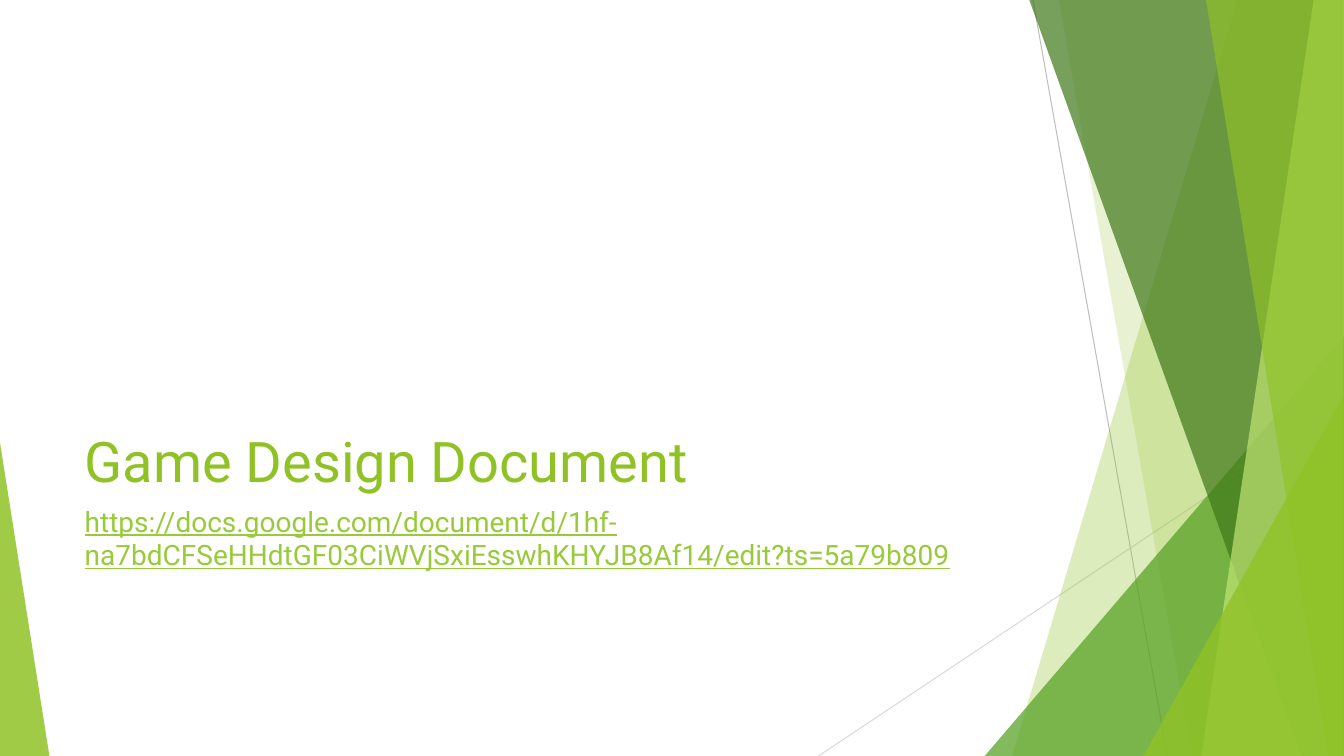
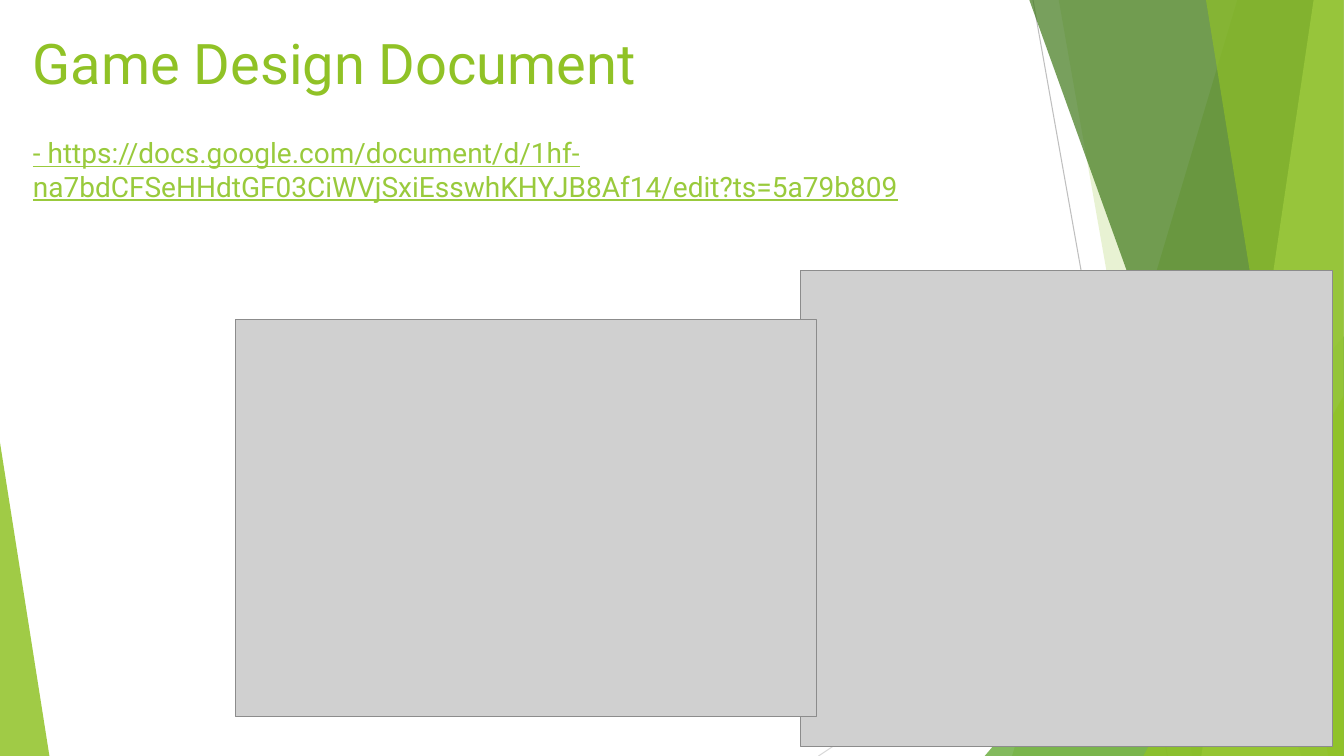
Before and after one commit to PeterBosDeltion/IndianaBonesRepo, a slide deck: slide 3 of IndianaBones.pptx. Drawn at 1344x756 pixels with LibreOffice and Linux fonts; fonts in the diff are those of the drawing; grey boxes stand for pictures. Boxes give left, top, right and bottom in pixels: in the first picture for what was removed or moved away, otherwise in the second. Text is boxed around its words. In the diff, an @@ line names an element or a change of style, - is before the commit and + after.

Commit message:
pp

```diff
--- a/IndianaBones.pptx
+++ b/IndianaBones.pptx
@@ title "Game Design Document": place and size @@
-title "Game Design Document" at bbox=[85, 441, 688, 494]
+title "Game Design Document" at bbox=[33, 43, 636, 96]
@@ text at bbox=[33, 141, 897, 203]: text changed @@
-https://docs.google.com/document/d/1hf-na7bdCFSeHHdtGF03CiWVjSxiEsswhKHYJB8Af14/edit?ts=5a79b809
+- https://docs.google.com/document/d/1hf-na7bdCFSeHHdtGF03CiWVjSxiEsswhKHYJB8Af14/edit?ts=5a79b809
@@ picture added at bbox=[801, 270, 1333, 746] @@
@@ picture added at bbox=[236, 320, 818, 717] @@
```
Also in this commit, not shown: 1 other slide changed, 1 slide added.
